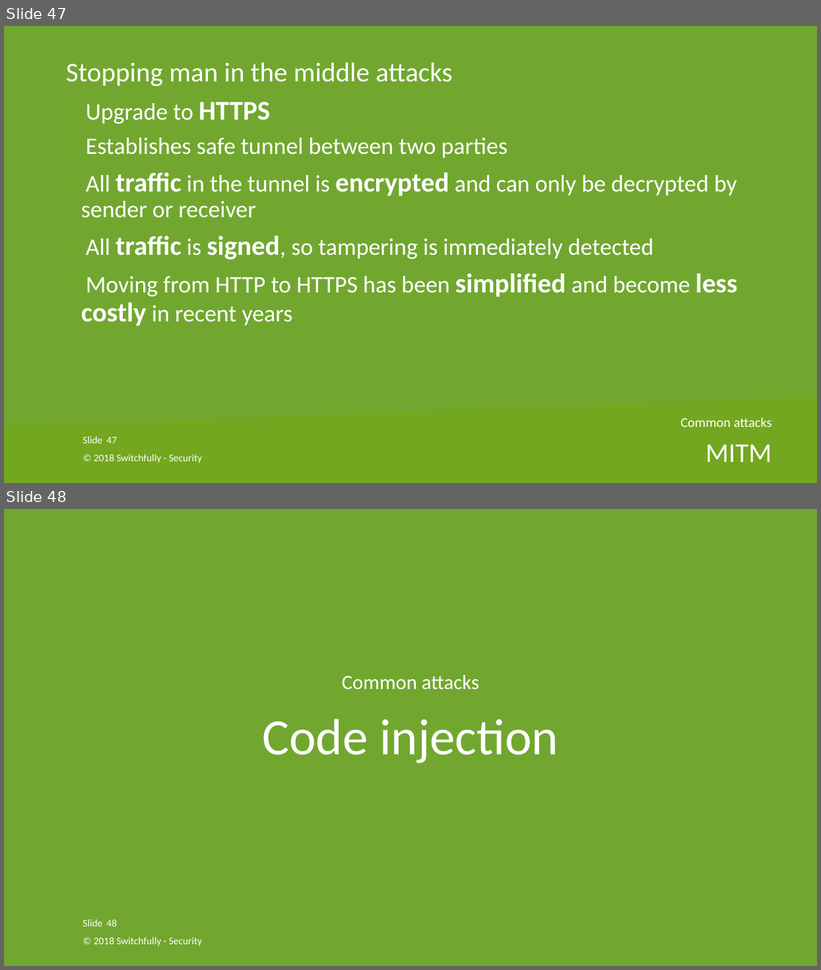
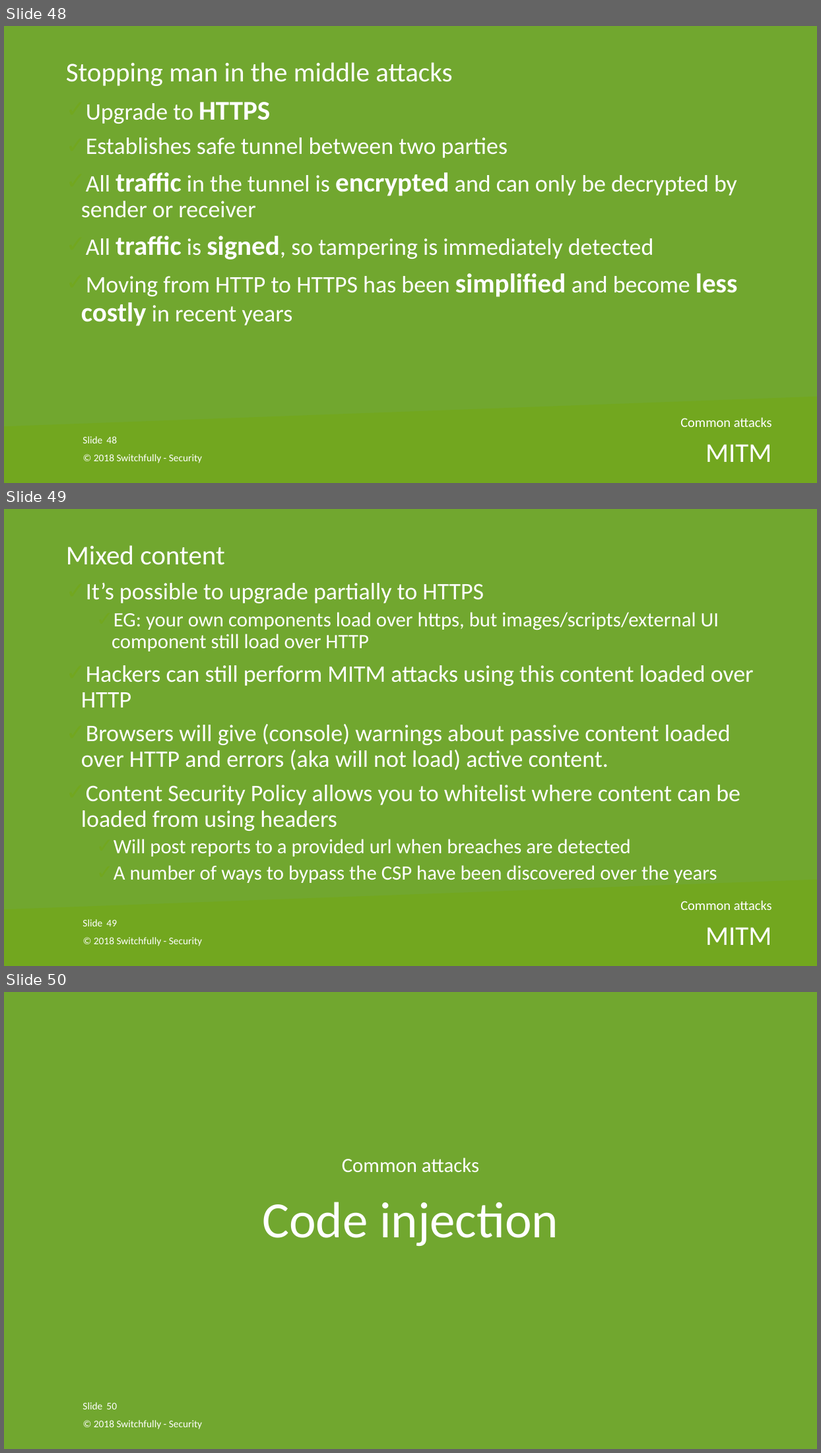
Before and after one commit to nielsjani/switchfully-security, a slide deck: powerpoint/switchfully-security@Cegeka.pptx. Shown one above the other, each under a label of ours: slides 47 and 48 before the commit, slides 48, 49 and 50 after it. The pictures are 821x970 and 821x1453 pixels, drawn with LibreOffice and Linux fonts; fonts in the diff are those of the drawing; background and template pictures are left out. Boxes give left, top, right and bottom in pixels: in the first picture for what was removed or moved away, otherwise in the second. Text is boxed around its words. In the diff, an @@ line names an element or a change of style, - is before the commit and + after.

```diff
--- a/powerpoint/switchfully-security@Cegeka.pptx
+++ b/powerpoint/switchfully-security@Cegeka.pptx
@@ slide 49 added at <box>4,509,817,966</box>, background picture (left out); not listed: 2 template elements that a slide beside it also shows @@
@@ text added at <box>66,545,754,883</box>, 28 pt, text #FFFFFF @@
+Mixed content
+✓ It’s possible to upgrade partially to HTTPS
+  ✓ EG: your own components load over https, but images/scripts/external UI component still load over HTTP
+✓ Hackers can still perform MITM attacks using this content loaded over HTTP
+✓ Browsers will give (console) warnings about passive content loaded over HTTP and errors (aka will not load) active content.
+✓ Content Security Policy allows you to whitelist where content can be loaded from using headers
+  ✓ Will post reports to a provided url when breaches are detected
+  ✓ A number of ways to bypass the CSP have been discovered over the years
@@ text added at <box>680,900,772,910</box>, 16 pt, text #FFFFFF @@
+Common attacks
@@ page number added at <box>106,920,117,927</box>, 12 pt, text #FFFFFF @@
+49
@@ text added at <box>94,937,202,947</box>, 12 pt, text #FFFFFF @@
+© 2018 Switchfully - Security
@@ title added at <box>706,927,772,945</box>, 32 pt, text #FFFFFF @@
+MITM
@@ what was slide 47 is now slide 48 @@
@@ page number at <box>106,437,117,444</box>: text changed @@
-47
+48
@@ what was slide 48 is now slide 50 @@
@@ page number at <box>106,1403,117,1410</box>: text changed @@
-48
+50
```
Also in this commit, not shown: 3 slides changed, 1 other slide added.
